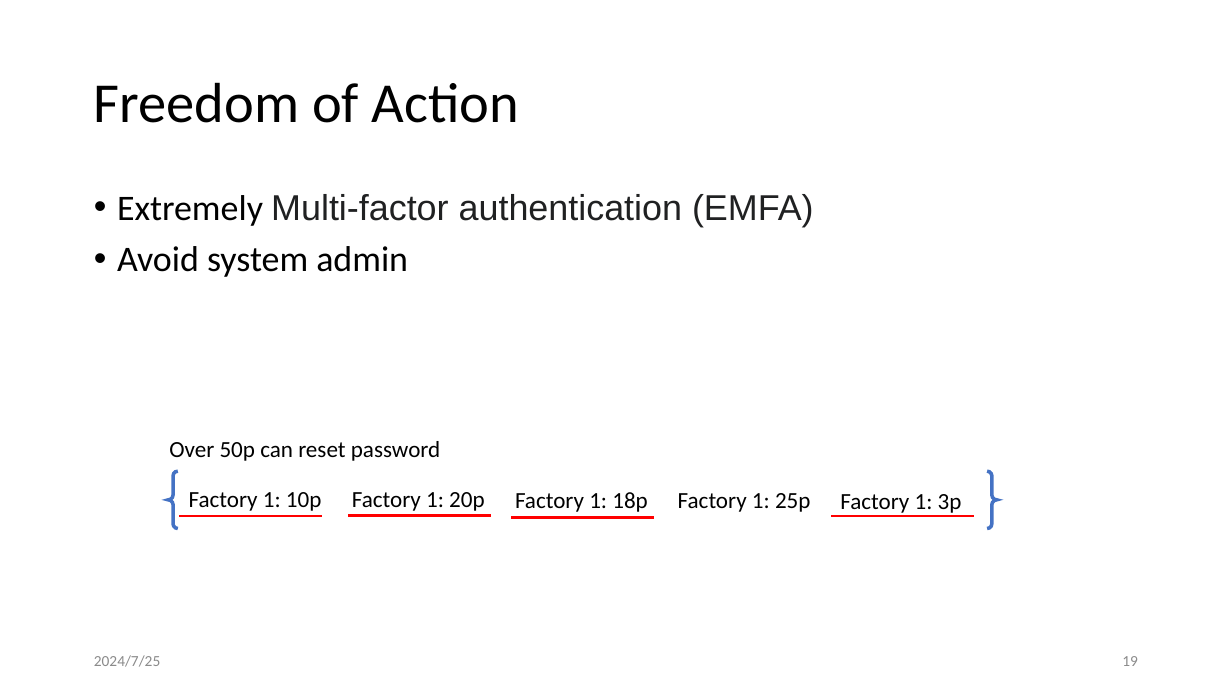
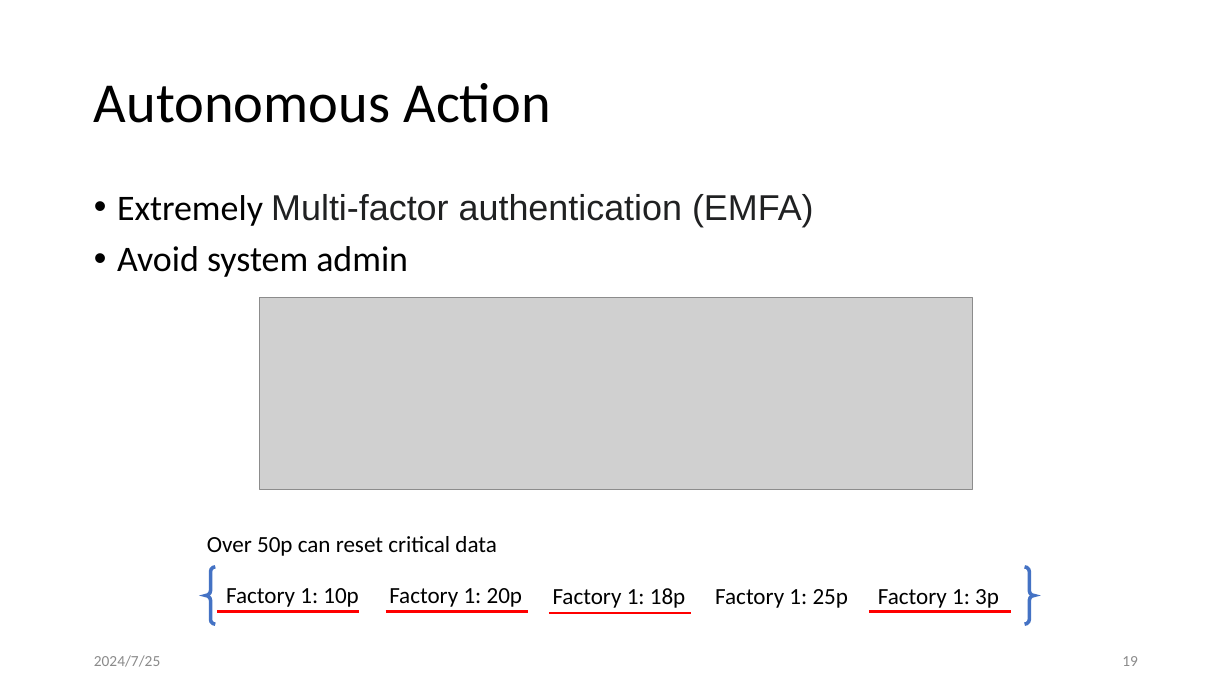
Before and after one commit to leon123858/aid-paper, a slide deck: slide 19 of docs/論文口試.pptx. Drawn at 1232x693 pixels with LibreOffice and Linux fonts; fonts in the diff are those of the drawing; grey boxes stand for pictures. Boxes give left, top, right and bottom in pixels: in the first picture for what was removed or moved away, otherwise in the second. Text is boxed around its words. In the diff, an @@ line names an element or a change of style, - is before the commit and + after.

```diff
--- a/docs/論文口試.pptx
+++ b/docs/論文口試.pptx
@@ title at (x1=94, y1=83, x2=551, y2=123): text changed @@
-Freedom of Action
+Autonomous Action
@@ picture added at (x1=260, y1=298, x2=973, y2=490) @@
@@ text at (x1=207, y1=536, x2=496, y2=556): text changed @@
-Over 50p can reset password
+Over 50p can reset critical data
@@ 2 lines, 1 text, 1 brace pair moved together from (x1=168, y1=471, x2=997, y2=529) to (x1=206, y1=567, x2=1035, y2=624) @@
@@ 4 texts, 2 lines moved together from (x1=348, y1=492, x2=974, y2=516) to (x1=385, y1=588, x2=1011, y2=612) @@
```
Also in this commit, not shown: 17 other slides changed, 11 slides added, 2 other files.
